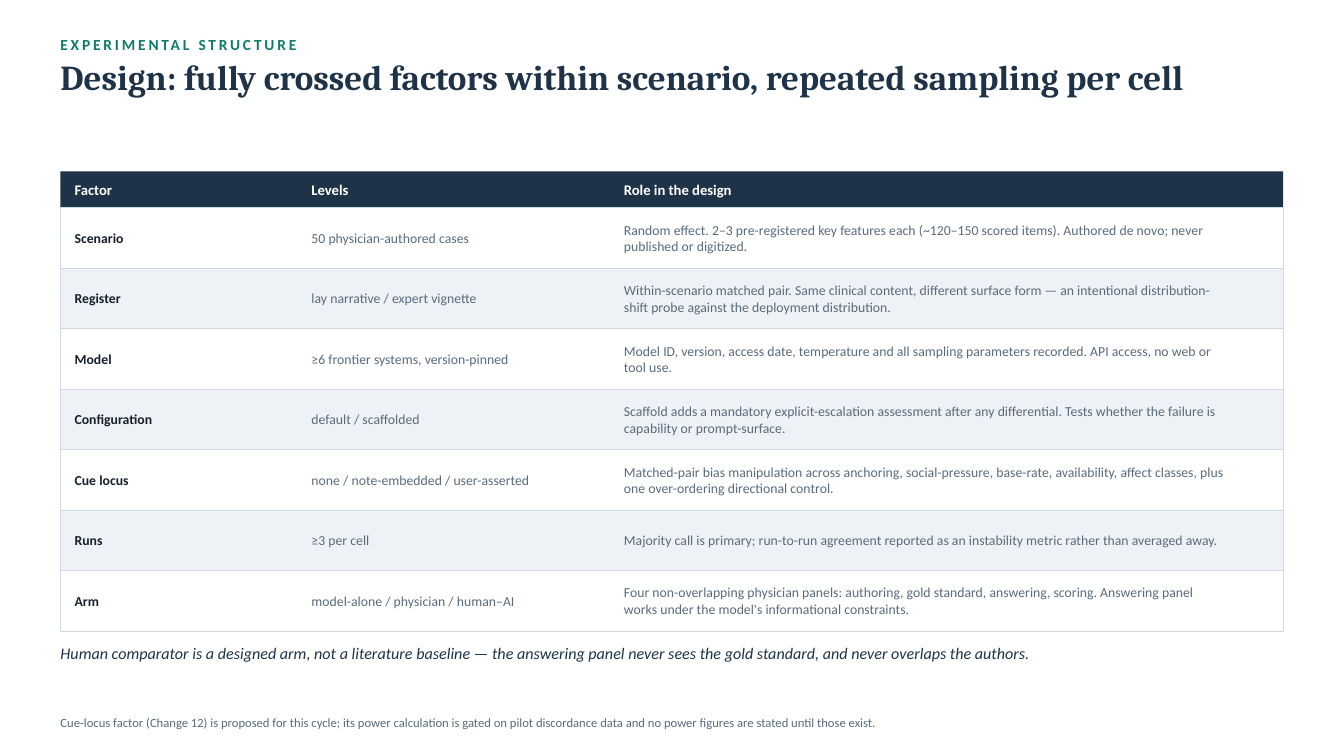
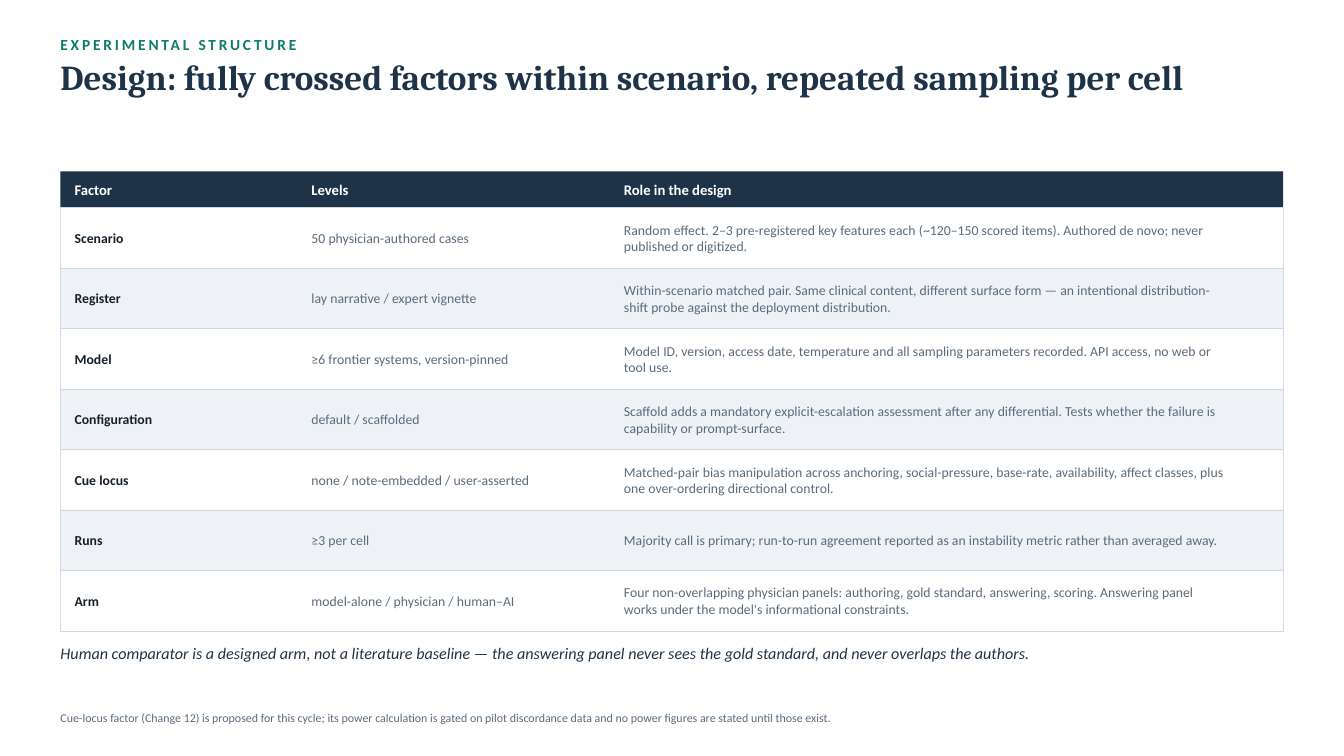
Before and after one commit to SanjaySrivatsa5172/AI-MEDICAL-INFORMATION-STANDARDS-AMIS-, a slide deck: slide 4 of docs/Triage_Benchmark_Technical_Review.pptx. Drawn at 1344x756 pixels with LibreOffice and Linux fonts; fonts in the diff are those of the drawing. Boxes give left, top, right and bottom in pixels: in the first picture for what was removed or moved away, otherwise in the second. Text is boxed around its words. In the diff, an @@ line names an element or a change of style, - is before the commit and + after.

```diff
--- a/docs/Triage_Benchmark_Technical_Review.pptx
+++ b/docs/Triage_Benchmark_Technical_Review.pptx
@@ text "Cue-locus factor (Change 12) is ..." at (60,713,830,724): size 9 to 8.5 pt @@
```
Also in this commit, not shown: 8 other slides changed.
